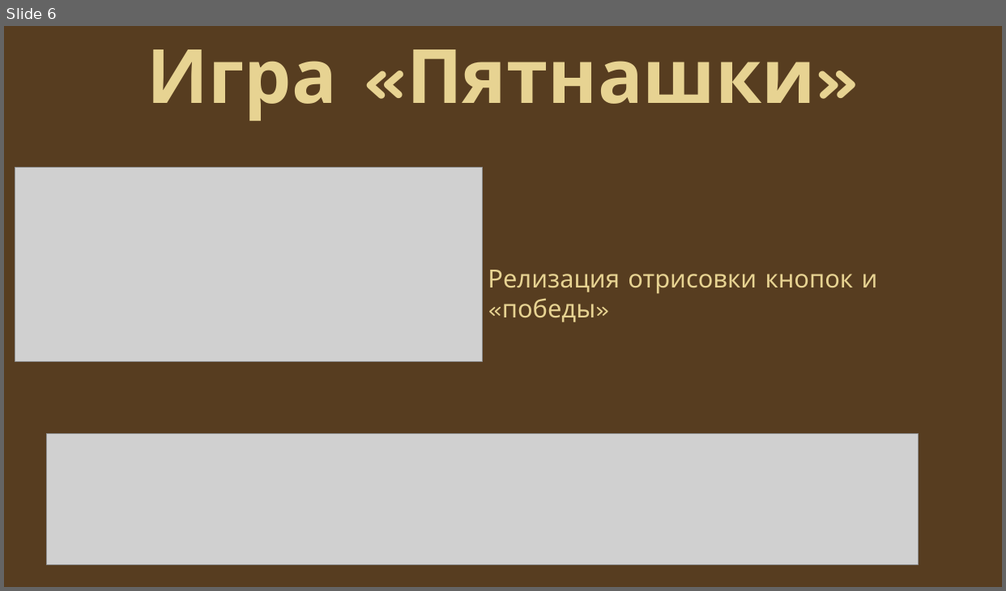
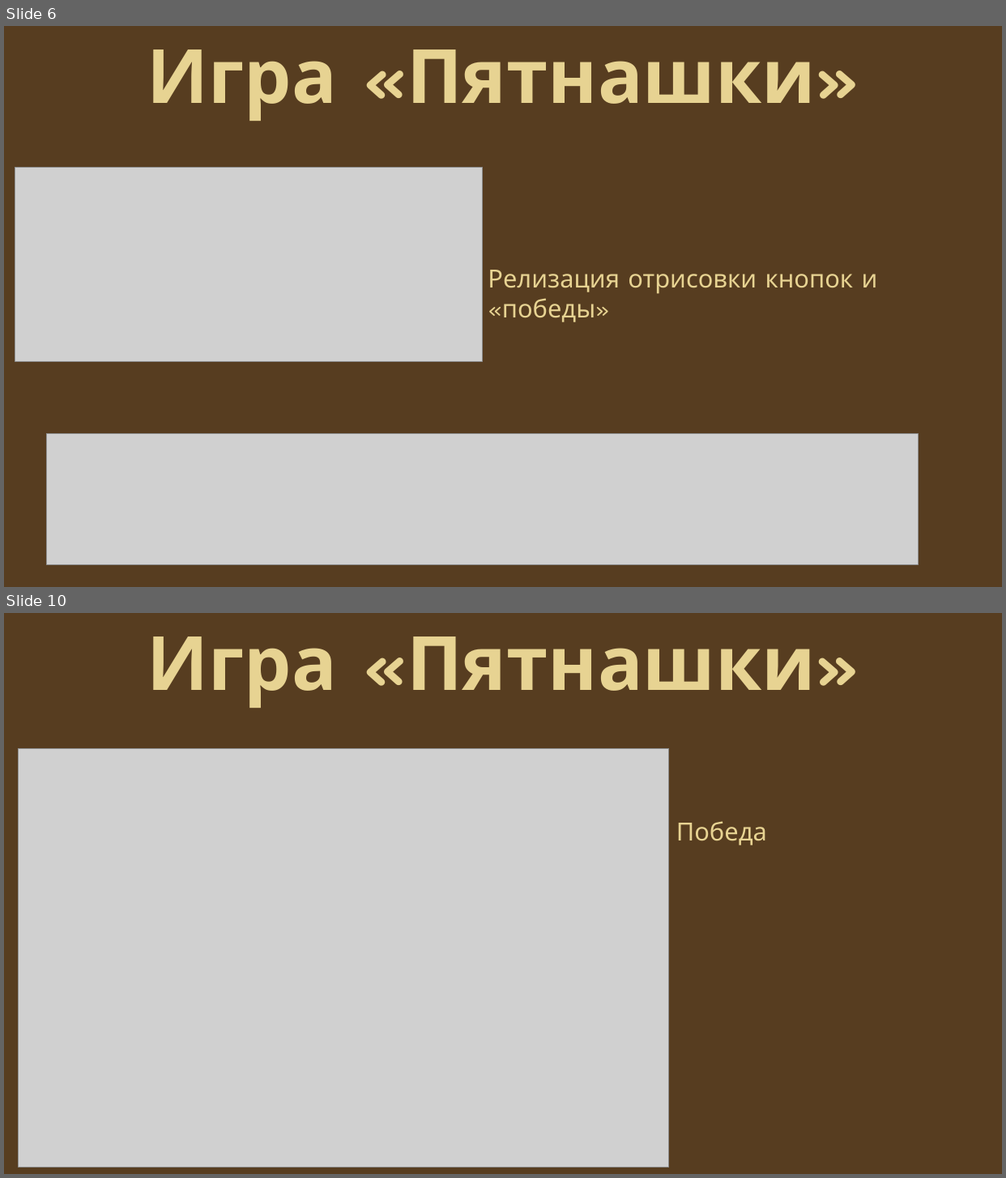
Before and after one commit to DjonniStorm/pyatnashki, a slide deck: pyatnashki/Игра «Пятнашки».pptx. Shown one above the other, each under a label of ours: slide 6 before the commit, slides 6 and 10 after it; the slides between them are not shown. The pictures are 1006x591 and 1006x1178 pixels, drawn with LibreOffice and Linux fonts; fonts in the diff are those of the drawing; grey boxes stand for pictures. Boxes give left, top, right and bottom in pixels: in the first picture for what was removed or moved away, otherwise in the second. Text is boxed around its words. In the diff, an @@ line names an element or a change of style, - is before the commit and + after.

```diff
--- a/pyatnashki/Игра «Пятнашки».pptx
+++ b/pyatnashki/Игра «Пятнашки».pptx
@@ slide 10 added at box(4, 613, 1002, 1174), background #573D20 @@
@@ title added at box(147, 636, 816, 708), 72 pt, text #E7D392, bold @@
+Игра «Пятнашки»
@@ picture added at box(19, 748, 669, 1168) @@
@@ text added at box(676, 821, 767, 845), 24 pt, text #E7D392 @@
+Победа
```
Also in this commit, not shown: 1 slide changed, 2 other slides added, 1 other file.
